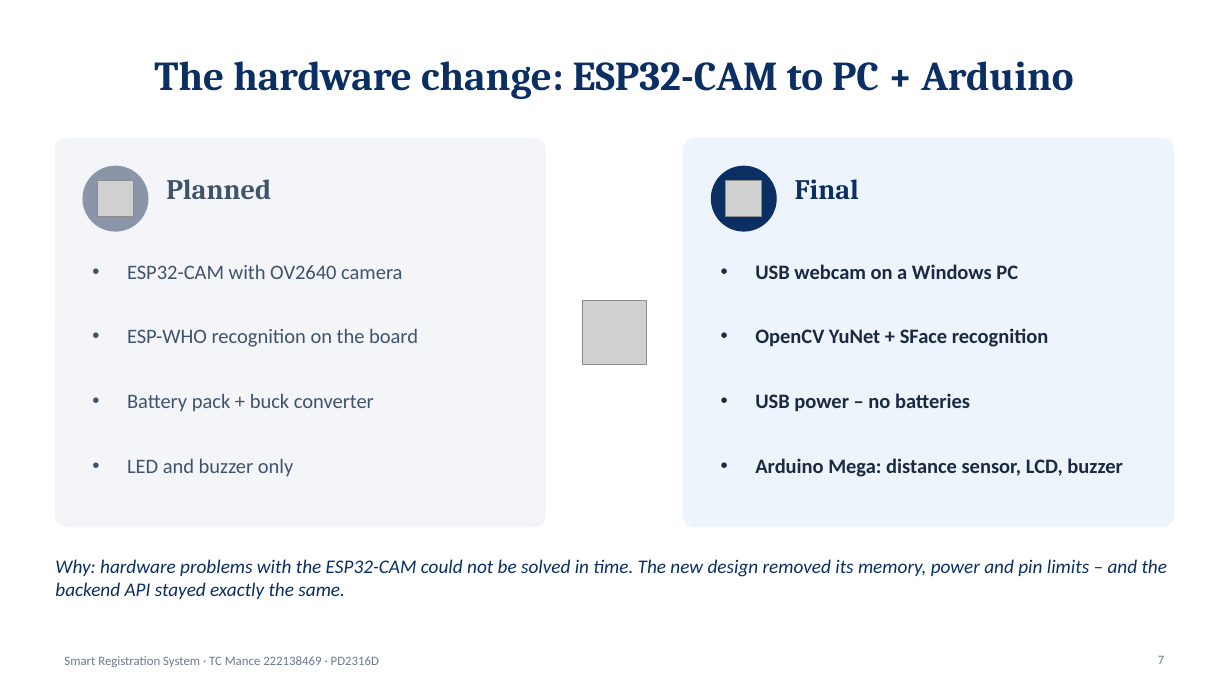
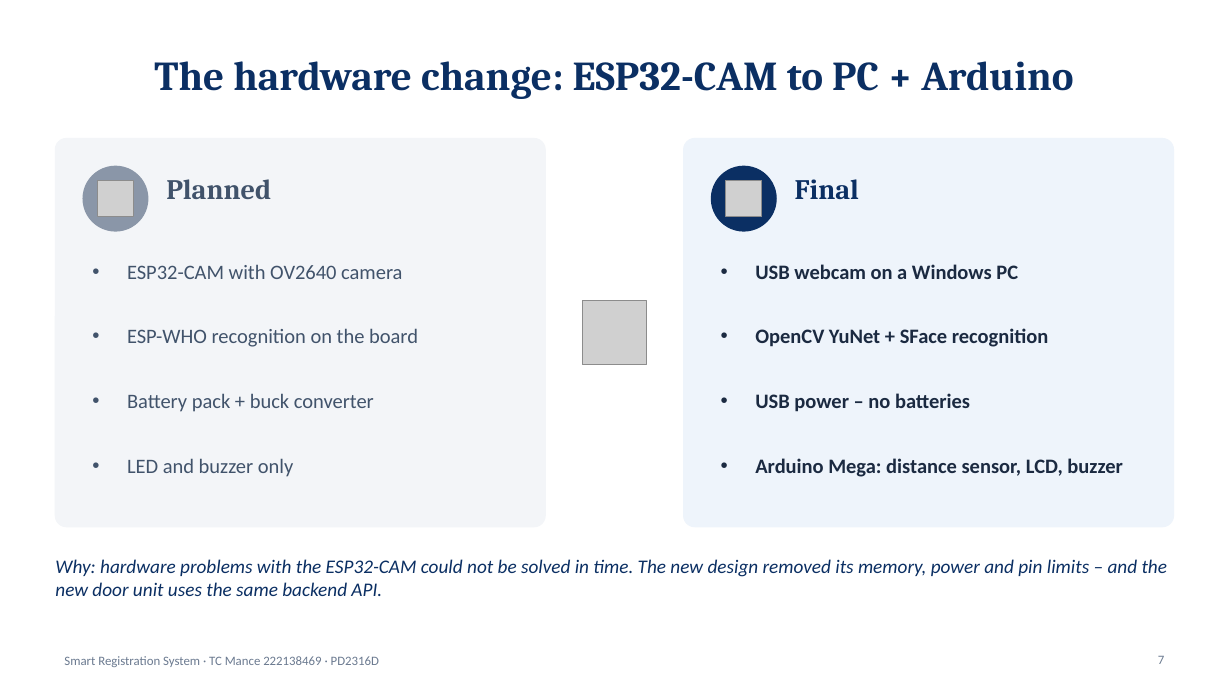
Before and after one commit to TebogoClifford/Smart_Registration_System, a slide deck: slide 7 of docs_out/SRS_Presentation_TC_Mance.pptx. Drawn at 1232x693 pixels with LibreOffice and Linux fonts; fonts in the diff are those of the drawing; grey boxes stand for pictures. Boxes give left, top, right and bottom in pixels: in the first picture for what was removed or moved away, otherwise in the second. Text is boxed around its words. In the diff, an @@ line names an element or a change of style, - is before the commit and + after.

```diff
--- a/docs_out/SRS_Presentation_TC_Mance.pptx
+++ b/docs_out/SRS_Presentation_TC_Mance.pptx
@@ text at (55, 559, 1167, 596): text changed @@
-Why: hardware problems with the ESP32-CAM could not be solved in time. The new design removed its memory, power and pin limits – and the backend API stayed exactly the same.
+Why: hardware problems with the ESP32-CAM could not be solved in time. The new design removed its memory, power and pin limits – and the new door unit uses the same backend API.
```
Also in this commit, not shown: 7 other files.
